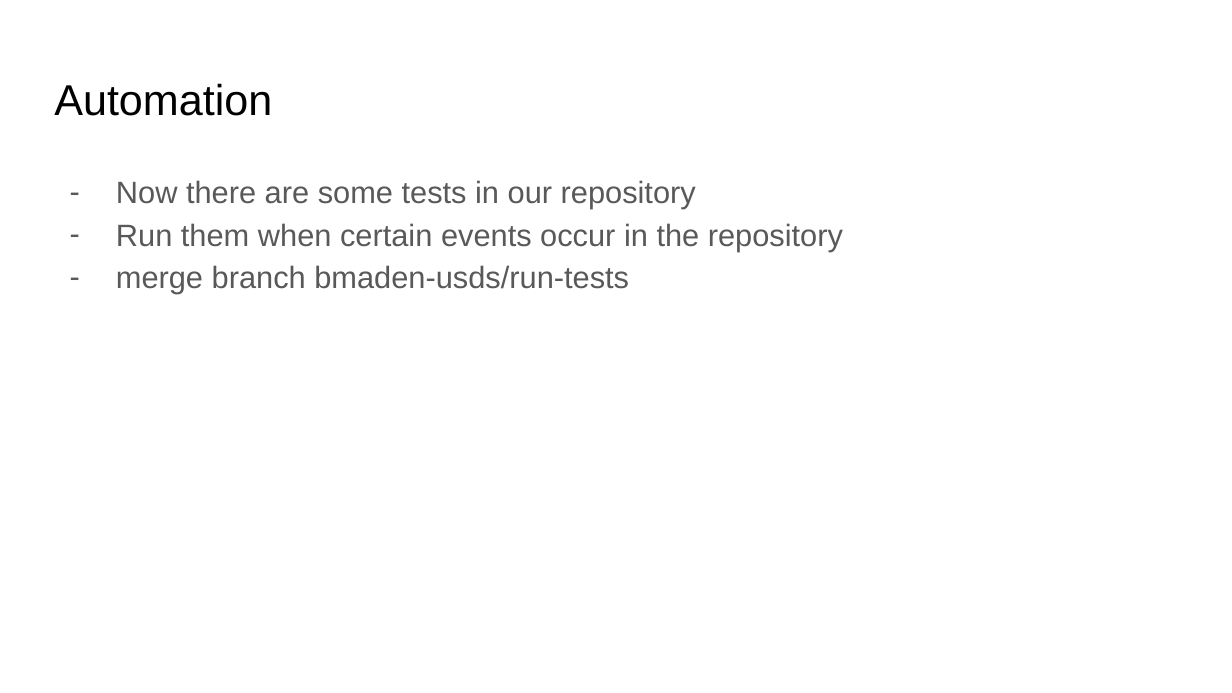
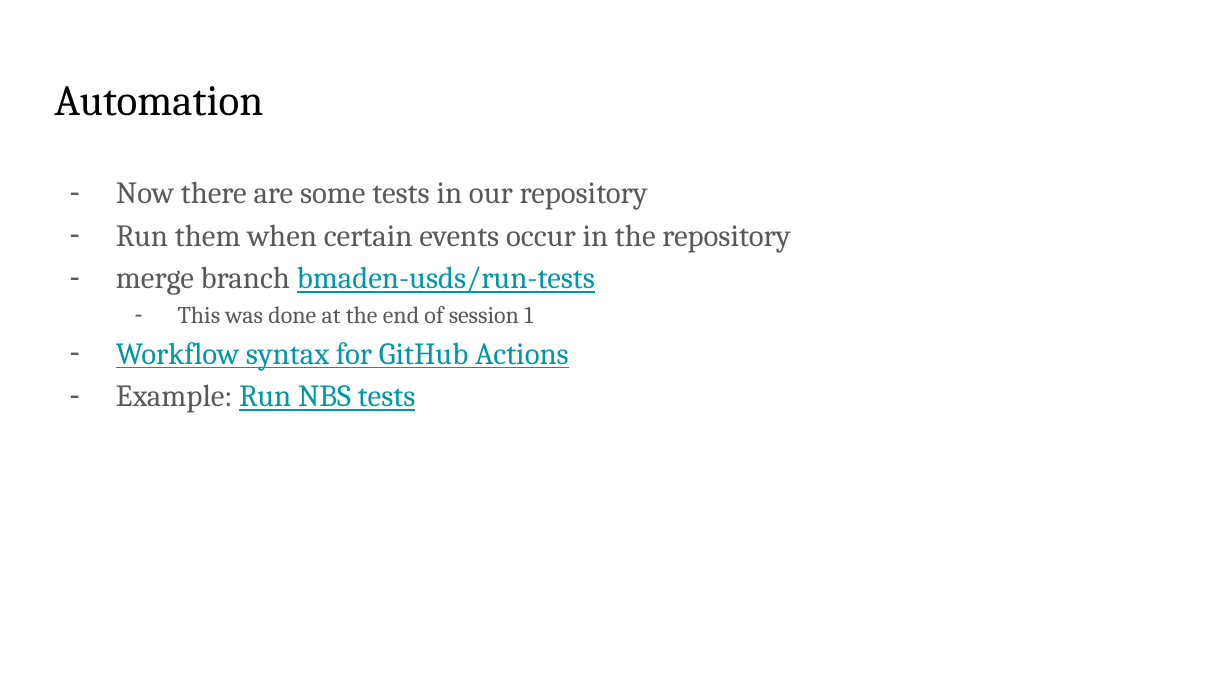
Before and after one commit to bmaden/git-demo, a slide deck: slide 14 of doc/git_demo.pptx (slide 11 before the commit). Drawn at 1232x693 pixels with LibreOffice and Linux fonts; fonts in the diff are those of the drawing. Boxes give left, top, right and bottom in pixels: in the first picture for what was removed or moved away, otherwise in the second. Text is boxed around its words. In the diff, an @@ line names an element or a change of style, - is before the commit and + after.

Commit message:
update deck for session 2

```diff
--- a/doc/git_demo.pptx
+++ b/doc/git_demo.pptx
@@ title "Automation" at box(54, 86, 263, 116): font Arial to Cambria @@
@@ text at box(116, 181, 790, 295): font Arial to Cambria in "Now there are some tests in our ...", "Run them when certain events occur in ...", "merge branch bmaden-usds/run-tests"; text colour #595959 to #0097A7, underline on in "bmaden-usds/run-tests" @@
@@ text at box(116, 306, 569, 413): paragraphs added @@
+  – This was done at the end of session 1
+– Workflow syntax for GitHub Actions
+– Example: Run NBS tests
```
Also in this commit, not shown: 11 other slides changed, 5 slides added.
